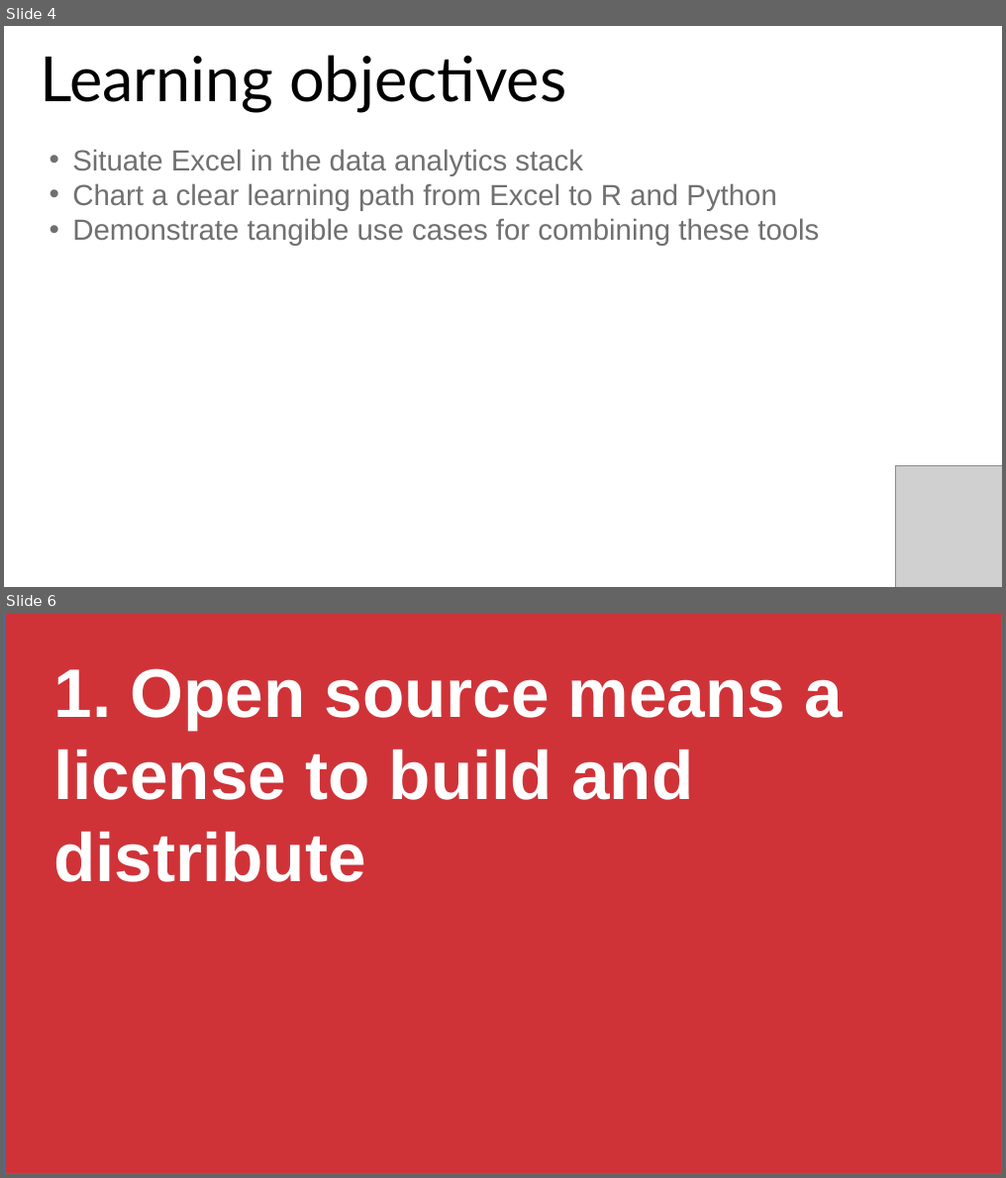
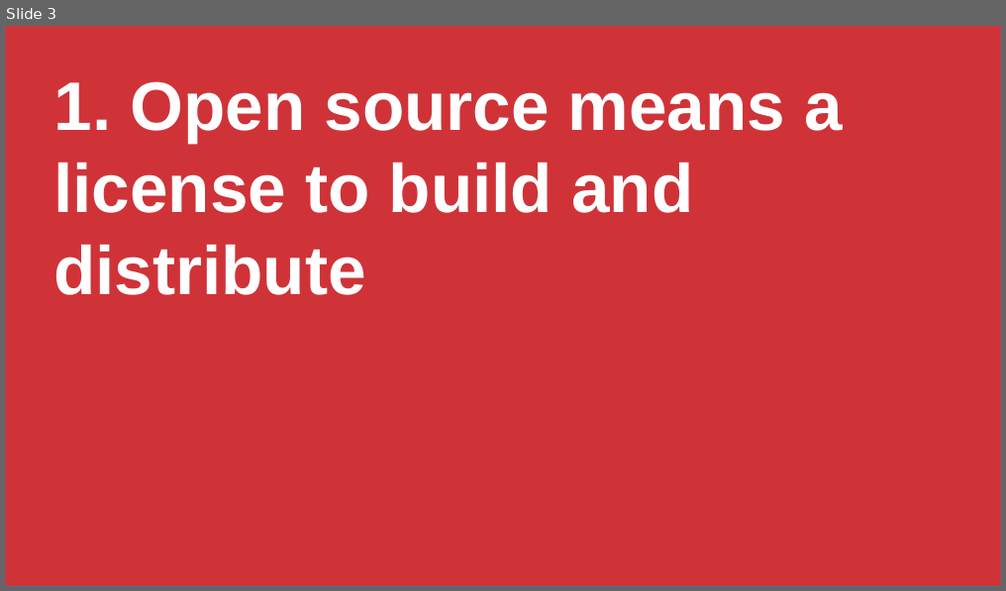
Before and after one commit to stringfestdata/aina-getting-started-python, a slide deck: five-things-excel-python.pptx. Shown one above the other, each under a label of ours: slides 4 and 6 before the commit, slide 3 after it; the slides between them are not shown. The pictures are 1006x1178 and 1006x591 pixels, drawn with LibreOffice and Linux fonts; fonts in the diff are those of the drawing; grey boxes stand for pictures. Boxes give left, top, right and bottom in pixels: in the first picture for what was removed or moved away, otherwise in the second. Text is boxed around its words. In the diff, an @@ line names an element or a change of style, - is before the commit and + after.

```diff
--- a/five-things-excel-python.pptx
+++ b/five-things-excel-python.pptx
@@ slide 4 removed at bbox=[4, 26, 1002, 587], background #FFFFFF @@
@@ text removed at bbox=[40, 55, 566, 113] @@
-Learning objectives
@@ text removed at bbox=[72, 149, 819, 246] @@
-• Situate Excel in the data analytics stack
-• Chart a clear learning path from Excel to R and Python
-• Demonstrate tangible use cases for combining these tools
@@ picture removed at bbox=[896, 466, 1002, 587] @@
@@ what was slide 6 is now slide 3 @@
```
Also in this commit, not shown: 3 slides changed, 5 slides added, 8 other slides removed, 9 other files.
